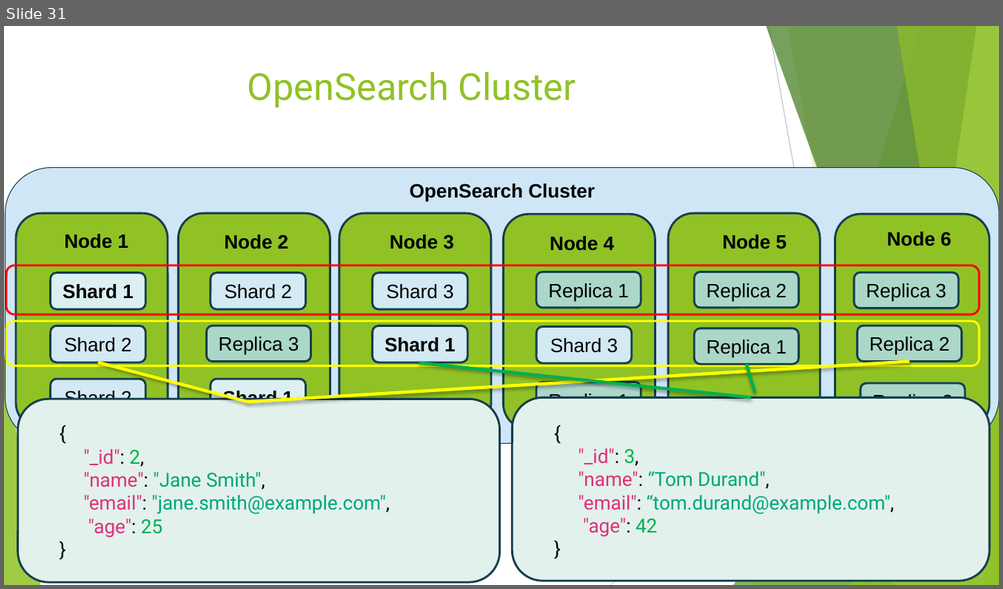
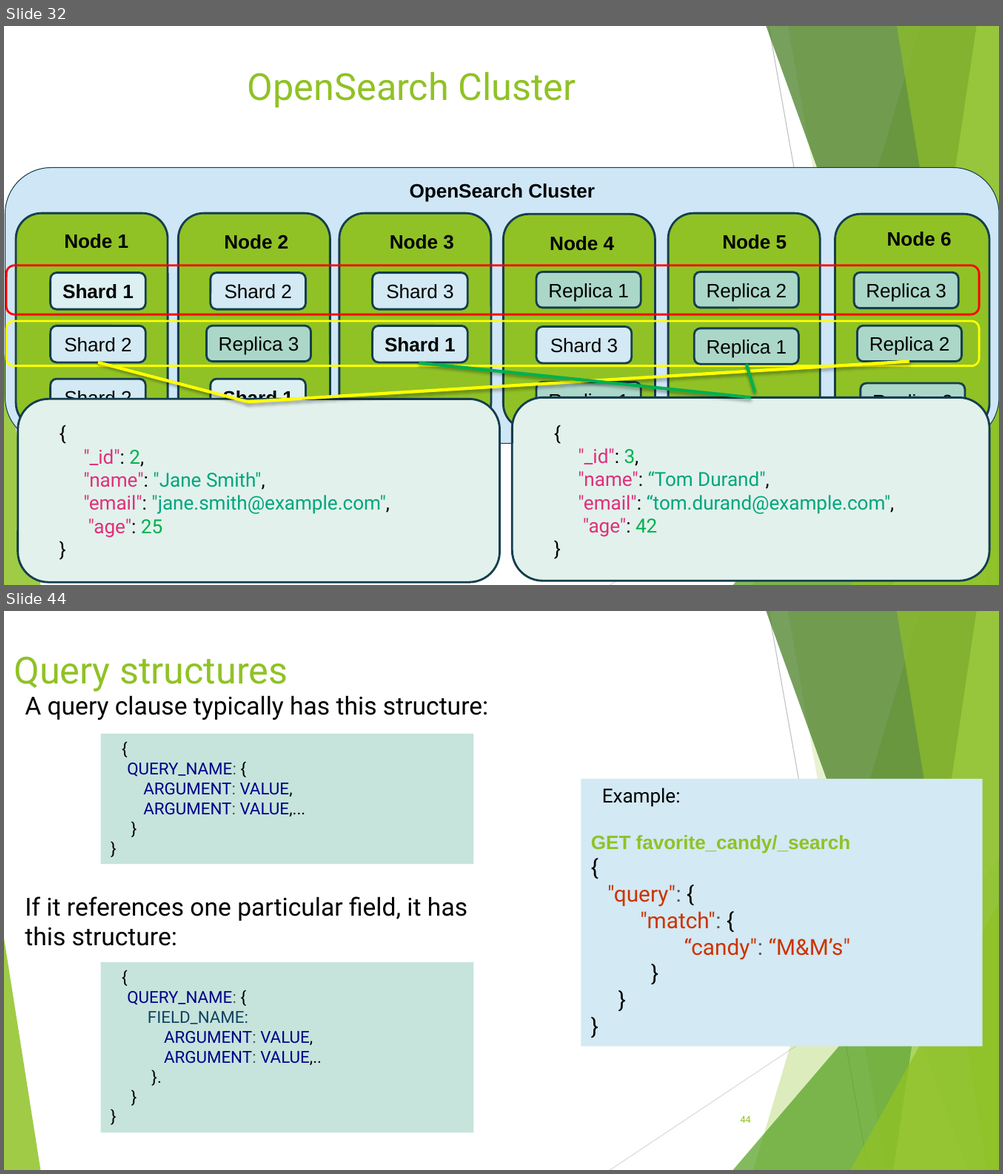
Before and after one commit to zwergon/ensg_search, a slide deck: docs/NoSQL introduction.pptx. Shown one above the other, each under a label of ours: slide 31 before the commit, slides 32 and 44 after it; the slides between them are not shown. The pictures are 1003x589 and 1003x1174 pixels, drawn with LibreOffice and Linux fonts; fonts in the diff are those of the drawing. Boxes give left, top, right and bottom in pixels: in the first picture for what was removed or moved away, otherwise in the second. Text is boxed around its words. In the diff, an @@ line names an element or a change of style, - is before the commit and + after.

```diff
--- a/docs/NoSQL introduction.pptx
+++ b/docs/NoSQL introduction.pptx
@@ slide 44 added at box(4, 611, 999, 1170), background #FFFFFF; not listed: 10 template elements that a slide beside it also shows @@
@@ title added at box(14, 656, 287, 692), 36 pt, text #90C226 @@
+Query structures
@@ text added at box(25, 695, 488, 946), 24 pt, text #000000 @@
+A query clause typically has this structure:
+If it references one particular field, it has this structure:
@@ rectangle added at box(101, 733, 474, 864), fill #C6E4DB, 16 pt, text #000089 @@
+{
+QUERY_NAME: {
+ARGUMENT: VALUE,
+ARGUMENT: VALUE,...
+}
+}
@@ rectangle added at box(580, 779, 982, 1047), fill #D3E9F3, 21.3 pt, text #CD3300 @@
+Example:
+GET favorite_candy/_search
+{
+"query": {
+"match": {
+“candy": “M&M’s"
+}
+}
+}
@@ rectangle added at box(101, 963, 474, 1133), fill #C6E4DB, 16 pt, text #000089 @@
+{
+QUERY_NAME: {
+FIELD_NAME:
+  ARGUMENT: VALUE,
+  ARGUMENT: VALUE,..
+  }.
+  }
+  }
@@ page number added at box(740, 1116, 751, 1123), 9 pt, text #90C226 @@
+44
@@ what was slide 31 is now slide 32 @@
```
Also in this commit, not shown: 1 slide changed, 34 other slides added, 8 other files.
